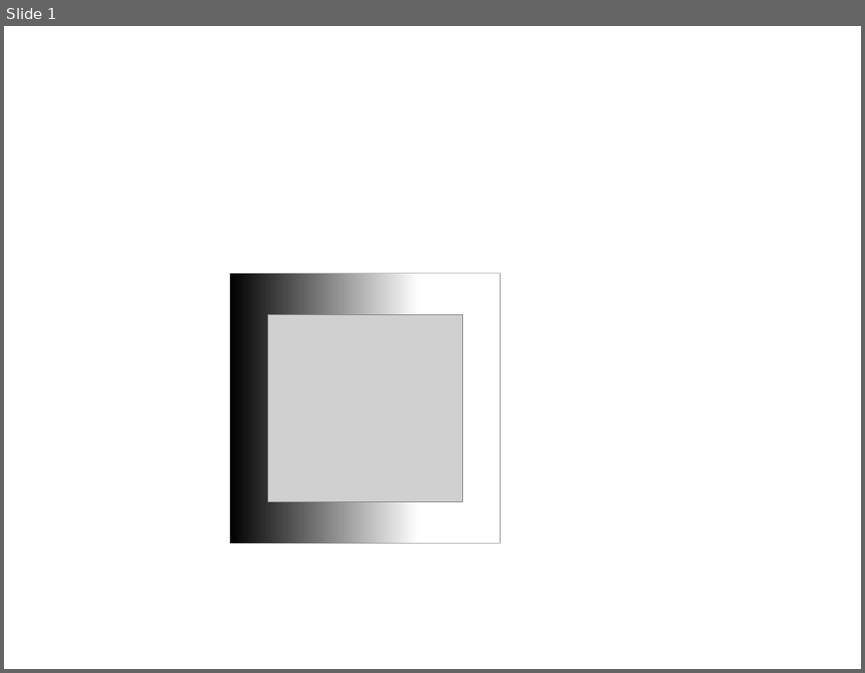
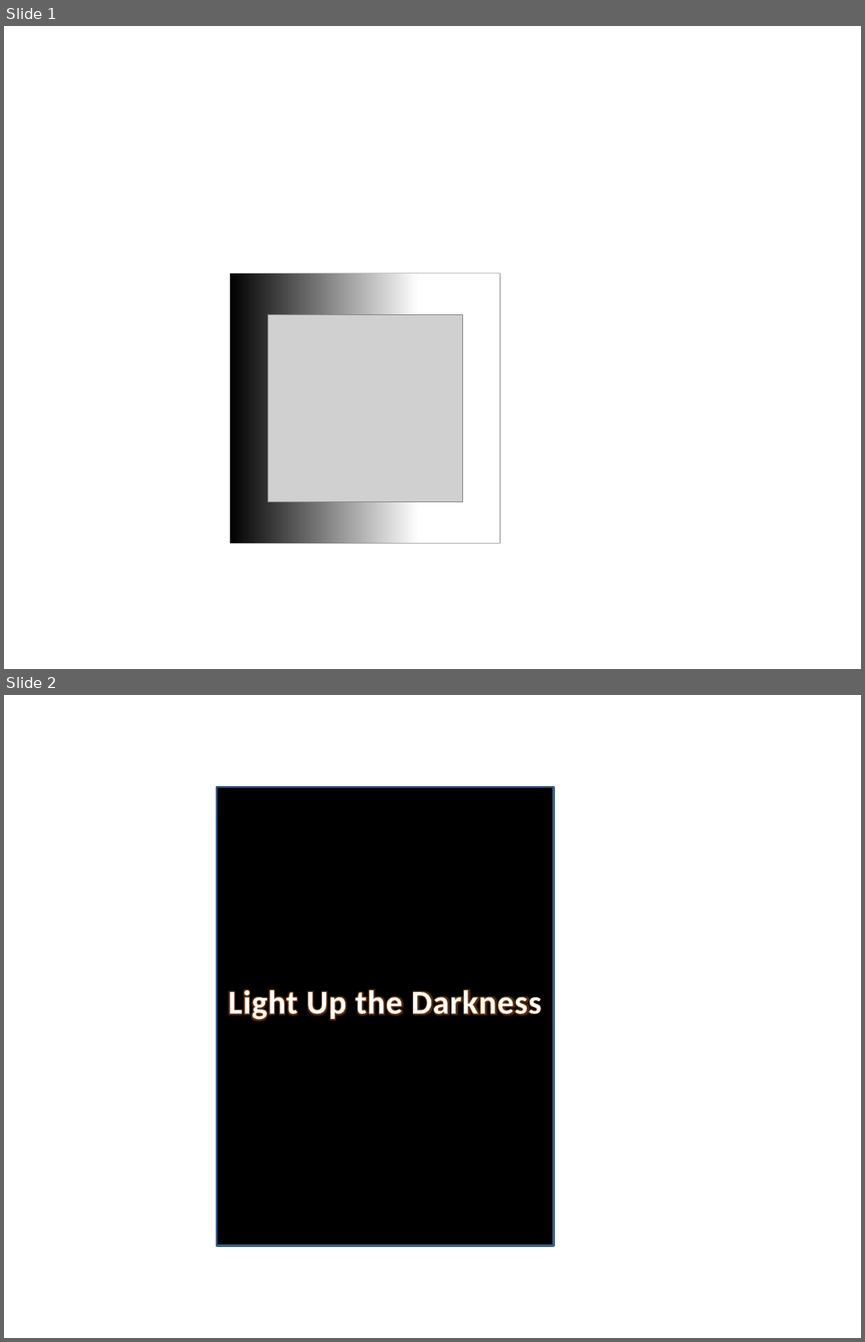
Before and after one commit to flyfj/VisionProjects, a slide deck: Denight/ios assets/New Microsoft PowerPoint 演示文稿.pptx. Shown one above the other, each under a label of ours: slide 1 before the commit, slides 1 and 2 after it. The pictures are 865x673 and 865x1342 pixels, drawn with LibreOffice and Linux fonts; fonts in the diff are those of the drawing; grey boxes stand for pictures. Boxes give left, top, right and bottom in pixels: in the first picture for what was removed or moved away, otherwise in the second. Text is boxed around its words. In the diff, an @@ line names an element or a change of style, - is before the commit and + after.

```diff
--- a/Denight/ios assets/New Microsoft PowerPoint 演示文稿.pptx
+++ b/Denight/ios assets/New Microsoft PowerPoint 演示文稿.pptx
@@ slide 2 added at [4, 695, 861, 1338], background #FFFFFF @@
@@ rectangle added at [216, 787, 554, 1245], fill #000000, outline #3A5F8C 2 pt @@
@@ text added at [228, 989, 541, 1021], 28 pt, text #FFFFFF, bold @@
+Light Up the Darkness
```
Also in this commit, not shown: 1 other file.
